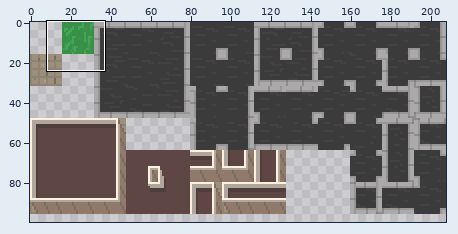
Sprite sheet -- Assets/Tilesets/tileset.png. The picture above shows the old version from afar; the outline marks the close-up.
Close-up. Before the commit:
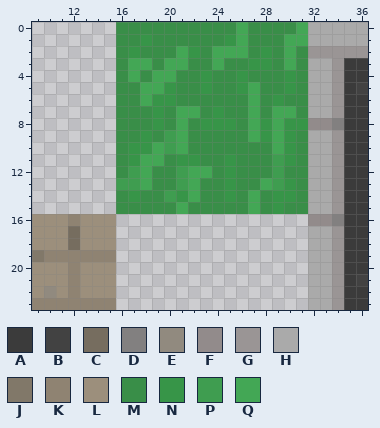
The file is 208x112 pixels. Shown: x 9..36, y 0..23. The wide view leaves out empty margins.
Palette (. is transparent): A #3b3b3b  B #424242  C #766d5f  D #828080  E #918a7f  F #928b8b  G #9a9595  H #aaaaaa  J #817869  K #8f8372  L #9c8f7c  M #398e48  N #379548  P #3f9d50  Q #43a755
Once edited:
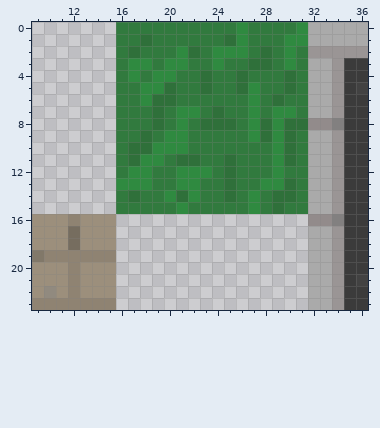
From the commit log: ilusam muru
Change:
Colour M changes from #398e48 to #317a3e.
Colour N changes from #379548 to #2f703a.
Colour Q changes from #43a755 to #2f8a40.
Colour P gives way to colour Q in rows 9 to 10 at x 20; in row 11 at x 29; in row 12 at x 17, 21 and 29; in row 13 at x 16 to 17, 21 and 29; in row 14 at x 20.
